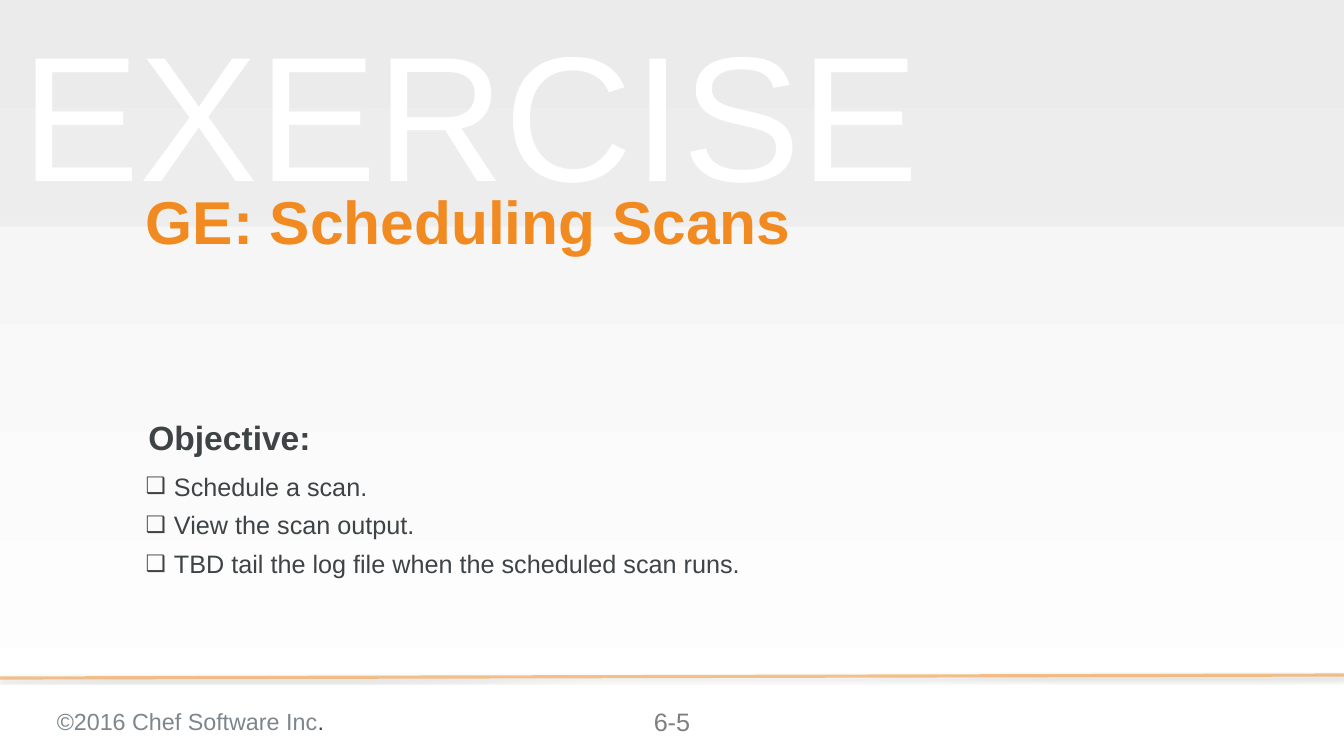
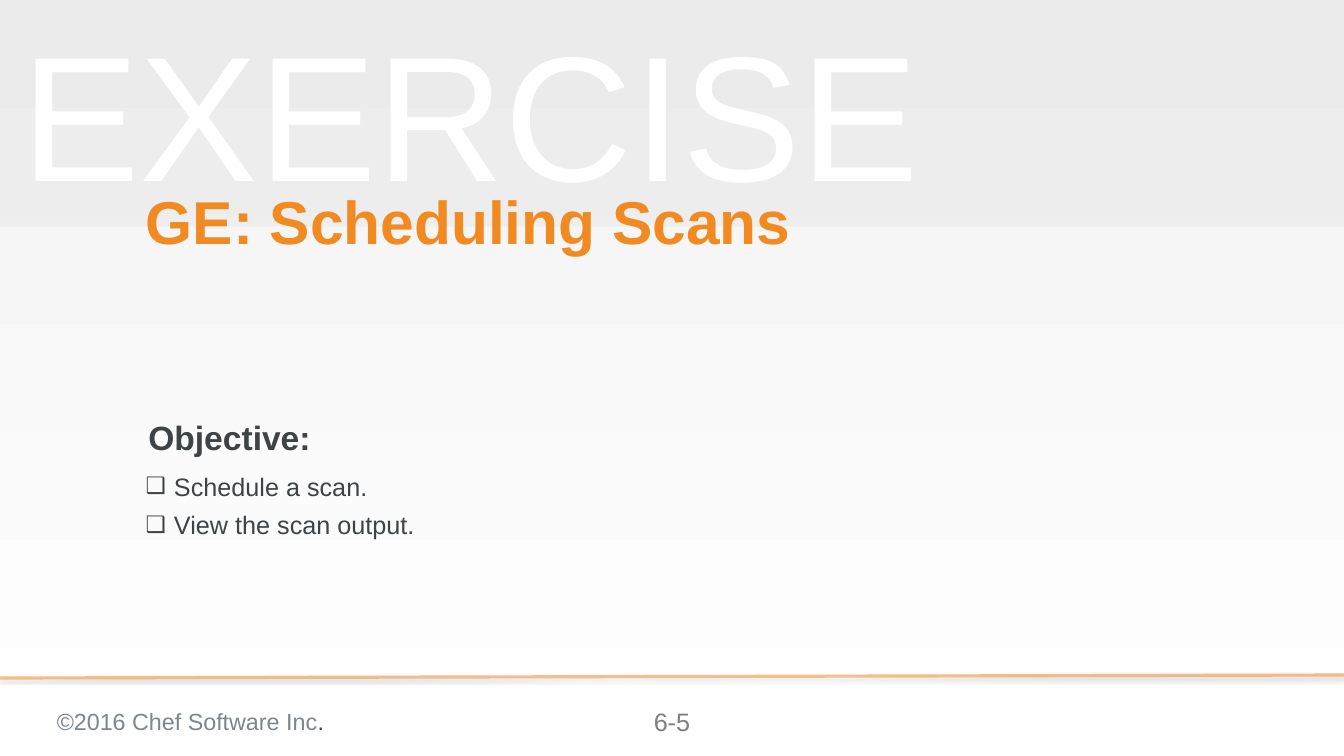
Before and after one commit to bchamby/chef-compliance-installation-configuration-operation, a slide deck: slide 5 of 06-scheduling-scans-reports.pptx. Drawn at 1344x756 pixels with LibreOffice and Linux fonts; fonts in the diff are those of the drawing; background and template pictures are left out. Boxes give left, top, right and bottom in pixels: in the first picture for what was removed or moved away, otherwise in the second. Text is boxed around its words. In the diff, an @@ line names an element or a change of style, - is before the commit and + after.

```diff
--- a/06-scheduling-scans-reports.pptx
+++ b/06-scheduling-scans-reports.pptx
@@ text at (x1=174, y1=554, x2=740, y2=578): paragraph removed @@
-❑ TBD tail the log file when the scheduled scan runs.
```
Also in this commit, not shown: 1 slide removed, 3 other files.
